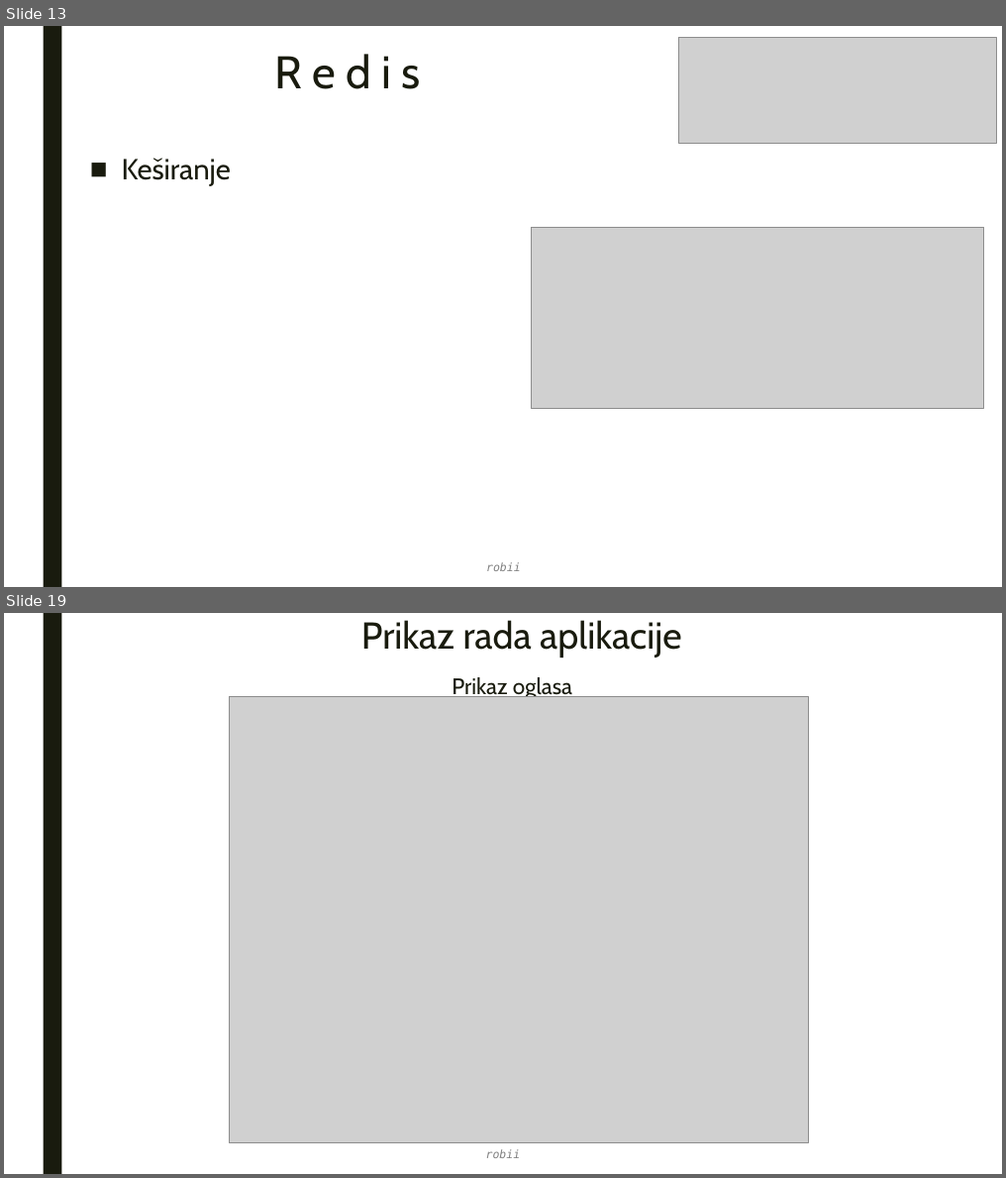
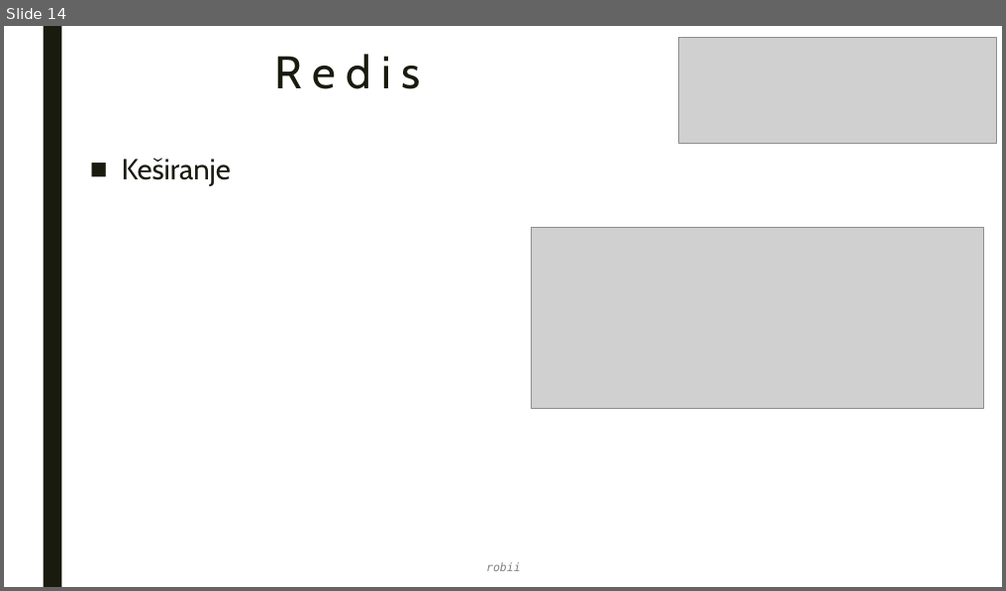
Before and after one commit to robertsabo0/MessageOrientedCommunication, a slide deck: docs/master_rad.0.1.pptx. Shown one above the other, each under a label of ours: slides 13 and 19 before the commit, slide 14 after it; the slides between them are not shown. The pictures are 1006x1178 and 1006x591 pixels, drawn with LibreOffice and Linux fonts; fonts in the diff are those of the drawing; grey boxes stand for pictures. Boxes give left, top, right and bottom in pixels: in the first picture for what was removed or moved away, otherwise in the second. Text is boxed around its words. In the diff, an @@ line names an element or a change of style, - is before the commit and + after.

```diff
--- a/docs/master_rad.0.1.pptx
+++ b/docs/master_rad.0.1.pptx
@@ slide 19 removed at <box>4,613,1002,1174</box>, background #FFFFFF; not listed: 1 template element that a slide beside it also shows @@
@@ text removed at <box>361,620,682,658</box> @@
-Prikaz rada aplikacije
@@ picture removed at <box>229,697,808,1144</box> @@
@@ title removed at <box>451,677,572,697</box> @@
-Prikaz oglasa
@@ text removed at <box>486,1150,521,1158</box> @@
-robii
@@ what was slide 13 is now slide 14 @@
```
Also in this commit, not shown: 3 slides changed, 34 slides added, 8 other slides removed, 3 other files.
